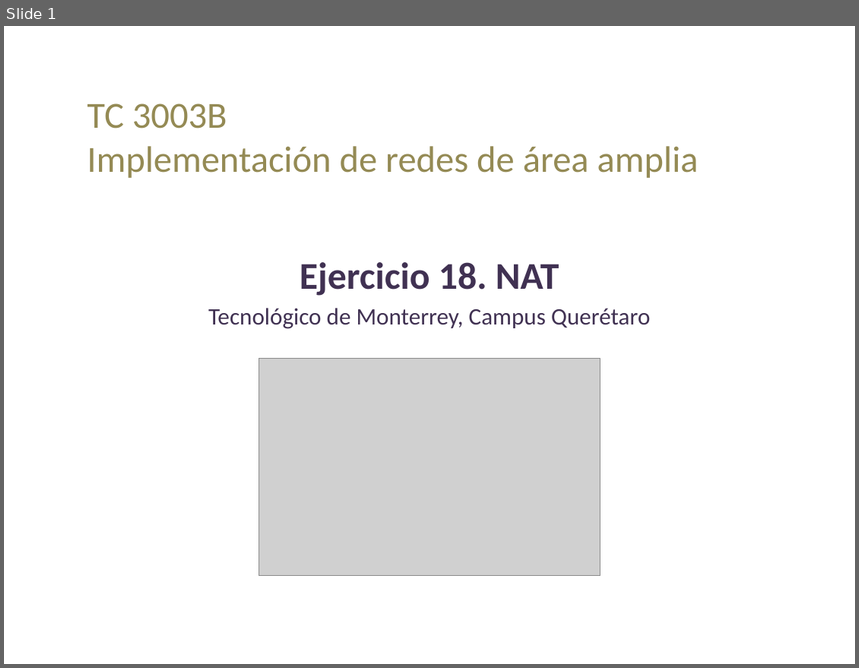
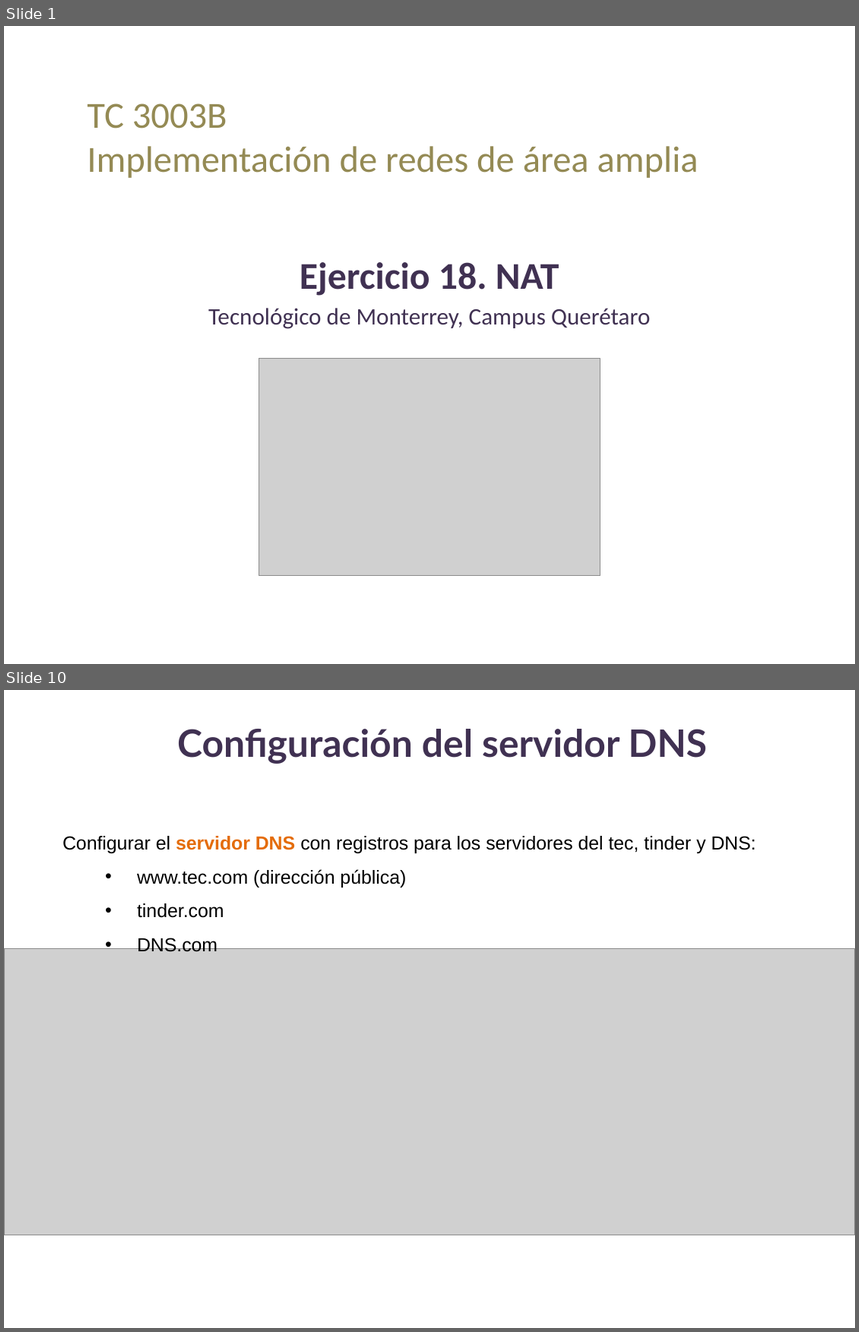
Before and after one commit to lizetheP/WAN, a slide deck: Calendario2024/Ejercicios/E18_NAT/Ejercicio18.pptx. Shown one above the other, each under a label of ours: slide 1 before the commit, slides 1 and 10 after it; the slides between them are not shown. The pictures are 859x668 and 859x1332 pixels, drawn with LibreOffice and Linux fonts; fonts in the diff are those of the drawing; grey boxes stand for pictures. Boxes give left, top, right and bottom in pixels: in the first picture for what was removed or moved away, otherwise in the second. Text is boxed around its words. In the diff, an @@ line names an element or a change of style, - is before the commit and + after.

```diff
--- a/Calendario2024/Ejercicios/E18_NAT/Ejercicio18.pptx
+++ b/Calendario2024/Ejercicios/E18_NAT/Ejercicio18.pptx
@@ slide 10 added at (4,690,855,1328), background #FFFFFF @@
@@ text added at (177,729,708,764), 32 pt, text #403152, bold @@
+Configuración del servidor DNS
@@ text added at (63,836,756,952), 16 pt, text #000000 @@
+Configurar el servidor DNS con registros para los servidores del tec, tinder y DNS:
+  • www.tec.com (dirección pública)
+  • tinder.com
+  • DNS.com
@@ picture added at (4,948,855,1236) @@
```
Also in this commit, not shown: 5 slides changed, 3 other slides added, 2 slides removed, 51 other files.
